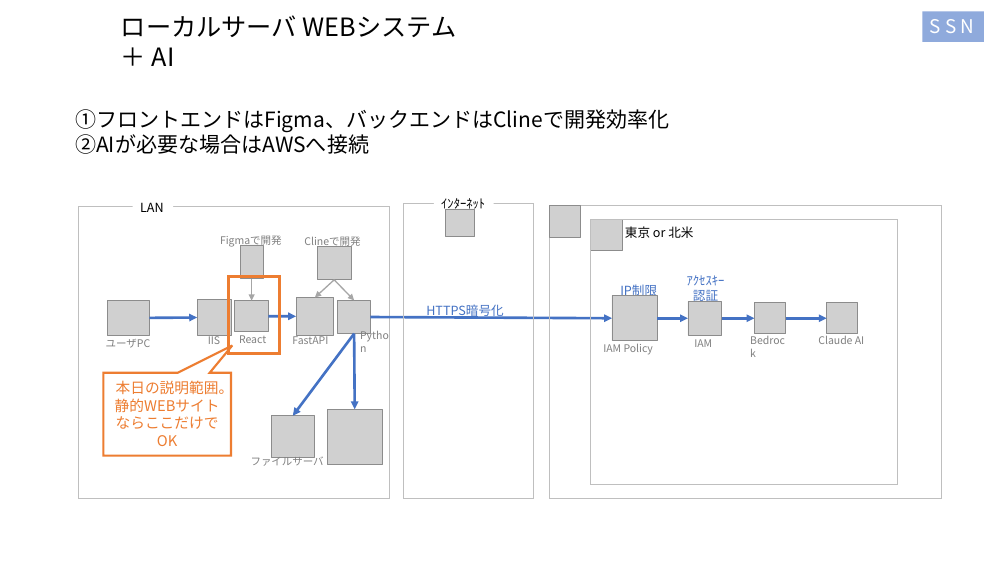
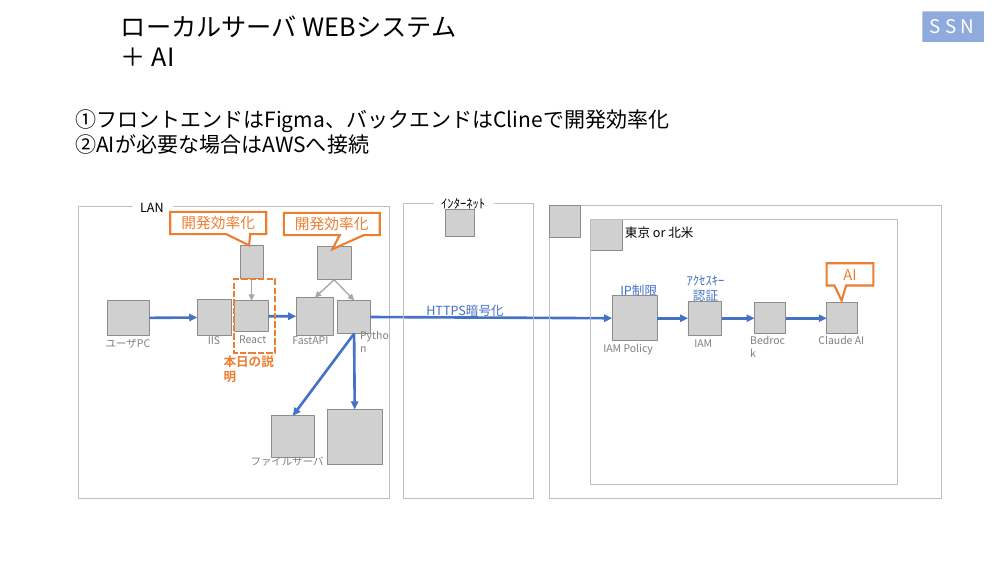
Before and after one commit to kiri0408/tyaga, a slide deck: slide 1 of aws_memo2.pptx. Drawn at 1008x567 pixels with LibreOffice and Linux fonts; fonts in the diff are those of the drawing; grey boxes stand for pictures. Boxes give left, top, right and bottom in pixels: in the first picture for what was removed or moved away, otherwise in the second. Text is boxed around its words. In the diff, an @@ line names an element or a change of style, - is before the commit and + after.

```diff
--- a/aws_memo2.pptx
+++ b/aws_memo2.pptx
@@ speech box added at (170, 212, 266, 234), fill #FFFFFF, outline #ED7D31 2 pt, 14 pt, text #ED7D31 @@
+開発効率化
@@ text removed at (220, 235, 282, 248) @@
-Figmaで開発
@@ speech box added at (284, 213, 380, 235), fill #FFFFFF, outline #ED7D31 2 pt, 14 pt, text #ED7D31 @@
+開発効率化
@@ text removed at (304, 236, 360, 248) @@
-Clineで開発
@@ speech box added at (827, 263, 874, 285), fill #FFFFFF, outline #ED7D31 2 pt, 14 pt, text #ED7D31 @@
+AI
@@ rectangle: place and size @@
-rectangle at (228, 277, 280, 354)
+rectangle at (234, 279, 275, 353)
@@ rectangle at (234, 279, 275, 353): outline #ED7D31 2.5 pt to #ED7D31 2 pt dashed @@
@@ text added at (224, 353, 274, 382), 12 pt, text #ED7D31, bold @@
+本日の説明
@@ speech box removed at (104, 373, 231, 456) @@
-本日の説明範囲。
-静的WEBサイトならここだけでOK
```
Also in this commit, not shown: 1 other slide changed.
